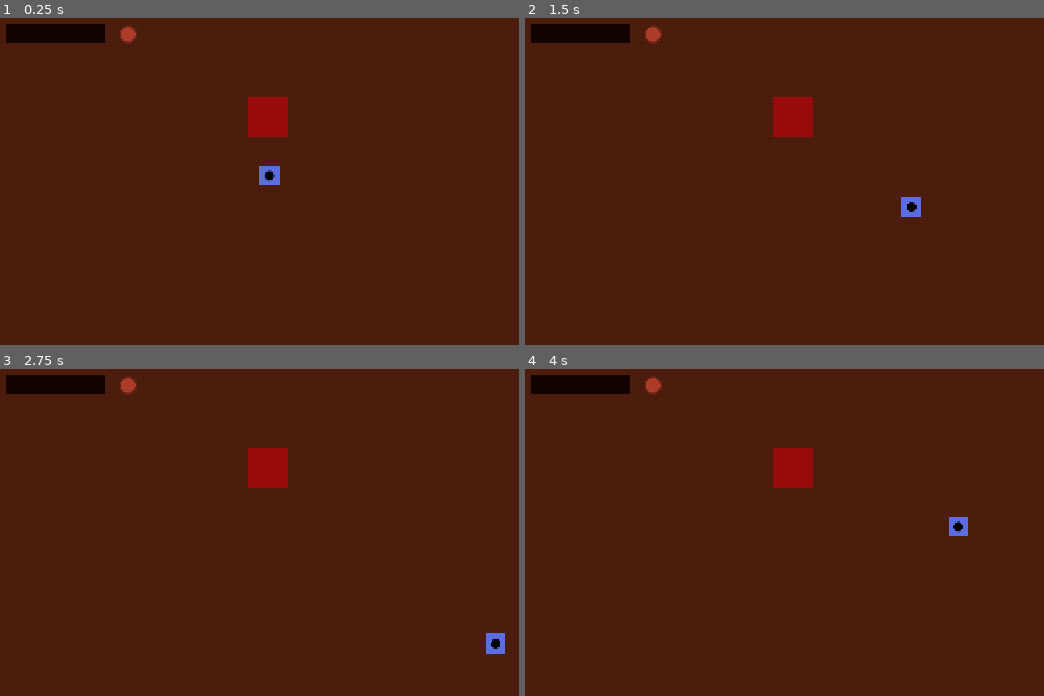
Above: before the commit, frames 1-4 (two rows, left to right).
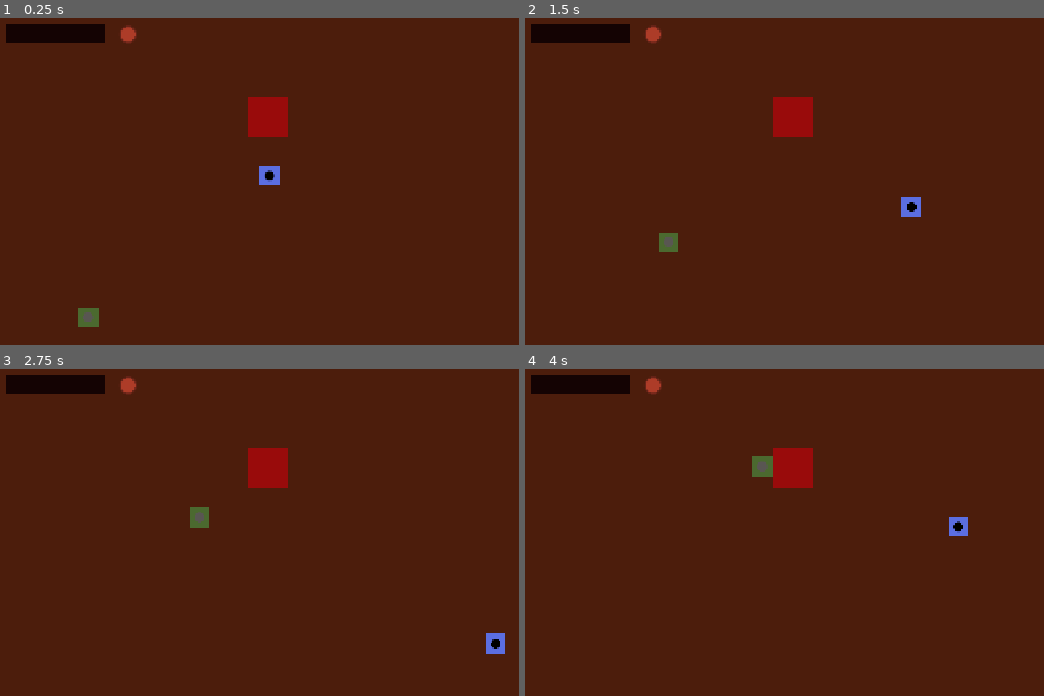
Above: after the commit, the same moments.

Repository: jhdl123/pirate-harbour-tavern
Game: Godot game, scene res://scenes/main/main.tscn
The game is run twice, just before and just after one commit, with the same random seed, the same clock (stepped at 60 frames per second) and the same inputs.
Inputs:
- Up to frame 1 (0.25 s): no input
- Up to frame 2 (1.5 s): hold Right (player_move_right) 0.53-1.28 s; tap E (player_interact) at 0.6, 1.35 s; hold Down (player_move_down) from 1.28 s (still down)
- Up to frame 3 (2.75 s): release Down (player_move_down) at 2.03 s; hold Right (player_move_right) from 2.03 s (still down); tap E (player_interact) at 2.1 s
- Up to frame 4 (4 s): release Right (player_move_right) at 2.78 s; hold Up (player_move_up) 2.78-3.53 s; tap E (player_interact) at 2.85, 3.6 s; hold Left (player_move_left) from 3.53 s (still down)

The runs differ from the first frame. In frame 1, 0.2% of the frame differs, in the area x 15-20%, y 88-95%; in frame 2, 0.2%; in frame 3, 0.2%; in frame 4, 0.3%, in the area x 43-48%, y 26-34%.

Commit message:
Moving customer spawning and GameManager

Diff:
--- /dev/null
+++ b/scenes/customers/customer.gd
@@ -0,0 +1,27 @@
+extends CharacterBody2D
+
+@export var movement_speed: float = 120.0
+
+var target_position: Vector2
+var has_target: bool = false
+
+
+func set_target(new_target: Vector2) -> void:
+	target_position = new_target
+	has_target = true
+
+
+func _physics_process(_delta: float) -> void:
+	if not has_target:
+		velocity = Vector2.ZERO
+		return
+
+	var direction: Vector2 = global_position.direction_to(target_position)
+	velocity = direction * movement_speed
+
+	if global_position.distance_to(target_position) < 5.0:
+		global_position = target_position
+		velocity = Vector2.ZERO
+		has_target = false
+
+	move_and_slide()
--- /dev/null
+++ b/scenes/customers/customer.tscn
@@ -0,0 +1,16 @@
+[gd_scene format=3 uid="uid://dmaa2lbdhwsr8"]
+
+[ext_resource type="Texture2D" uid="uid://bm4q7xjhroucl" path="res://assets/art/characters/32x32_customer.png" id="1_6mdqo"]
+[ext_resource type="Script" uid="uid://cjx3p8pojfaym" path="res://scenes/customers/customer.gd" id="1_yp1b7"]
+
+[sub_resource type="RectangleShape2D" id="RectangleShape2D_mel2l"]
+size = Vector2(32, 32)
+
+[node name="Customer" type="CharacterBody2D" unique_id=1185840188]
+script = ExtResource("1_yp1b7")
+
+[node name="Sprite2D" type="Sprite2D" parent="." unique_id=2004869762]
+texture = ExtResource("1_6mdqo")
+
+[node name="CollisionShape2D" type="CollisionShape2D" parent="." unique_id=1049480934]
+shape = SubResource("RectangleShape2D_mel2l")
--- /dev/null
+++ b/scenes/main/game_manager.gd
@@ -0,0 +1,22 @@
+extends Node
+
+@export var customer_scene: PackedScene
+@export var entities: Node2D
+@export var customer_spawn_point: Marker2D
+@export var customer_table_point: Marker2D
+
+
+func _ready() -> void:
+	spawn_customer()
+
+
+func spawn_customer() -> void:
+	if customer_scene == null:
+		push_error("GameManager has no customer scene assigned.")
+		return
+
+	var customer: Node = customer_scene.instantiate()
+	entities.add_child(customer)
+
+	customer.global_position = customer_spawn_point.global_position
+	customer.set_target(customer_table_point.global_position)
--- /dev/null
+++ b/scenes/main/main.gd
@@ -0,0 +1,16 @@
+extends Node2D
+
+@export var customer_scene: PackedScene
+
+
+func _ready() -> void:
+	spawn_customer()
+
+
+func spawn_customer() -> void:
+	var customer: CharacterBody2D = customer_scene.instantiate()
+
+	$Entities.add_child(customer)
+
+	customer.global_position = $Markers/CustomerSpawnPoint.global_position
+	customer.set_target($Markers/CustomerTablePoint.global_position)
--- a/scenes/main/main.tscn
+++ b/scenes/main/main.tscn
@@ -2,8 +2,10 @@
 
 [ext_resource type="PackedScene" uid="uid://cx2278ifr1e0u" path="res://scenes/player/player.tscn" id="1_hyk8p"]
 [ext_resource type="PackedScene" uid="uid://b3ds1eskeev02" path="res://scenes/furniture/bar_counter.tscn" id="2_iuonh"]
+[ext_resource type="PackedScene" uid="uid://dmaa2lbdhwsr8" path="res://scenes/customers/customer.tscn" id="2_ow5a4"]
 [ext_resource type="PackedScene" uid="uid://wfl8kjme2q47" path="res://scenes/furniture/table.tscn" id="3_k2fmo"]
 [ext_resource type="PackedScene" uid="uid://dnd6om8dg26fm" path="res://scenes/furniture/drinks_station.tscn" id="3_l3cfh"]
+[ext_resource type="Script" uid="uid://bowoxvrqsdjw6" path="res://scenes/main/game_manager.gd" id="7_hujxm"]
 
 [sub_resource type="RectangleShape2D" id="RectangleShape2D_3cfvr"]
 size = Vector2(1280, 40)
@@ -17,51 +19,64 @@
 [sub_resource type="RectangleShape2D" id="RectangleShape2D_mel2l"]
 size = Vector2(40, 720)
 
-[node name="Node2D" type="Node2D" unique_id=846792139]
+[node name="Main" type="Node2D" unique_id=846792139]
 
-[node name="floor" type="ColorRect" parent="." unique_id=2133638235]
+[node name="Environment" type="Node2D" parent="." unique_id=1377672581]
+
+[node name="floor" type="ColorRect" parent="Environment" unique_id=2133638235]
 offset_right = 1280.0
 offset_bottom = 721.0
 color = Color(0.29887214, 0.1140675, 0.046463996, 1)
 
-[node name="WallTop" type="StaticBody2D" parent="." unique_id=123444724]
+[node name="WallTop" type="StaticBody2D" parent="Environment" unique_id=123444724]
 
-[node name="CollisionShape2D" type="CollisionShape2D" parent="WallTop" unique_id=1914859328]
+[node name="CollisionShape2D" type="CollisionShape2D" parent="Environment/WallTop" unique_id=1914859328]
 position = Vector2(640, 20)
 shape = SubResource("RectangleShape2D_3cfvr")
 
-[node name="WallBottom" type="StaticBody2D" parent="." unique_id=620485724]
+[node name="WallBottom" type="StaticBody2D" parent="Environment" unique_id=620485724]
 
-[node name="CollisionShape2D" type="CollisionShape2D" parent="WallBottom" unique_id=1536411076]
+[node name="CollisionShape2D" type="CollisionShape2D" parent="Environment/WallBottom" unique_id=1536411076]
 position = Vector2(640, 700)
 shape = SubResource("RectangleShape2D_hyk8p")
 
-[node name="WallLeft" type="StaticBody2D" parent="." unique_id=261157790]
+[node name="WallLeft" type="StaticBody2D" parent="Environment" unique_id=261157790]
 
-[node name="CollisionShape2D" type="CollisionShape2D" parent="WallLeft" unique_id=899140086]
+[node name="CollisionShape2D" type="CollisionShape2D" parent="Environment/WallLeft" unique_id=899140086]
 position = Vector2(20, 360)
 shape = SubResource("RectangleShape2D_iuonh")
 
-[node name="WallRight" type="StaticBody2D" parent="." unique_id=878371548]
+[node name="WallRight" type="StaticBody2D" parent="Environment" unique_id=878371548]
 
-[node name="CollisionShape2D" type="CollisionShape2D" parent="WallRight" unique_id=799588042]
+[node name="CollisionShape2D" type="CollisionShape2D" parent="Environment/WallRight" unique_id=799588042]
 position = Vector2(1260, 360)
 shape = SubResource("RectangleShape2D_mel2l")
 
-[node name="BarCounter" parent="." unique_id=2047538336 instance=ExtResource("2_iuonh")]
+[node name="BarCounter" parent="Environment" unique_id=2047538336 instance=ExtResource("2_iuonh")]
 position = Vector2(130, 176)
 
-[node name="table" parent="." unique_id=1719880889 instance=ExtResource("3_k2fmo")]
+[node name="table" parent="Environment" unique_id=1719880889 instance=ExtResource("3_k2fmo")]
 position = Vector2(470, 311)
 
-[node name="drinks_station" parent="." unique_id=1053921962 instance=ExtResource("3_l3cfh")]
+[node name="drinks_station" parent="Environment" unique_id=1053921962 instance=ExtResource("3_l3cfh")]
 position = Vector2(246, 178)
 
-[node name="CustomerSpawnPoint" type="Marker2D" parent="." unique_id=77911572]
-position = Vector2(162, 655)
+[node name="Markers" type="Node2D" parent="." unique_id=1069500628]
 
-[node name="CustomerTablePoint" type="Marker2D" parent="." unique_id=347858687]
-position = Vector2(418, 308)
+[node name="CustomerSpawnPoint" type="Marker2D" parent="Markers" unique_id=77911572]
+position = Vector2(165, 655)
 
-[node name="Player" parent="." unique_id=1068675683 instance=ExtResource("1_hyk8p")]
+[node name="CustomerTablePoint" type="Marker2D" parent="Markers" unique_id=347858687]
+position = Vector2(421, 308)
+
+[node name="Entities" type="Node2D" parent="." unique_id=1694710147]
+
+[node name="Player" parent="Entities" unique_id=1068675683 instance=ExtResource("1_hyk8p")]
 position = Vector2(472, 404)
+
+[node name="GameManager" type="Node" parent="." unique_id=1765121857 node_paths=PackedStringArray("entities", "customer_spawn_point", "customer_table_point")]
+script = ExtResource("7_hujxm")
+customer_scene = ExtResource("2_ow5a4")
+entities = NodePath("../Entities")
+customer_spawn_point = NodePath("../Markers/CustomerSpawnPoint")
+customer_table_point = NodePath("../Markers/CustomerTablePoint")
Binary file added: assets/art/characters/32x32_customer.png
Not shown, added: assets/art/characters/32x32_customer.png.import
Not shown, added: scenes/customers/customer.gd.uid
Not shown, added: scenes/main/game_manager.gd.uid
Not shown, added: scenes/main/main.gd.uid
